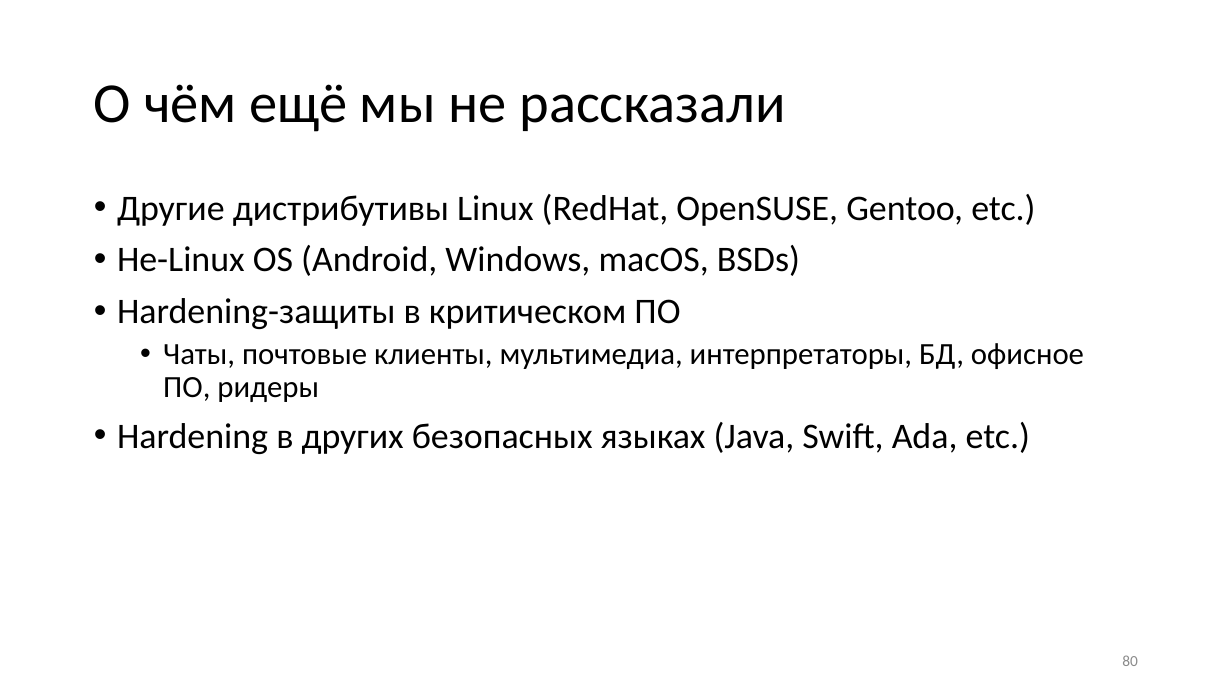
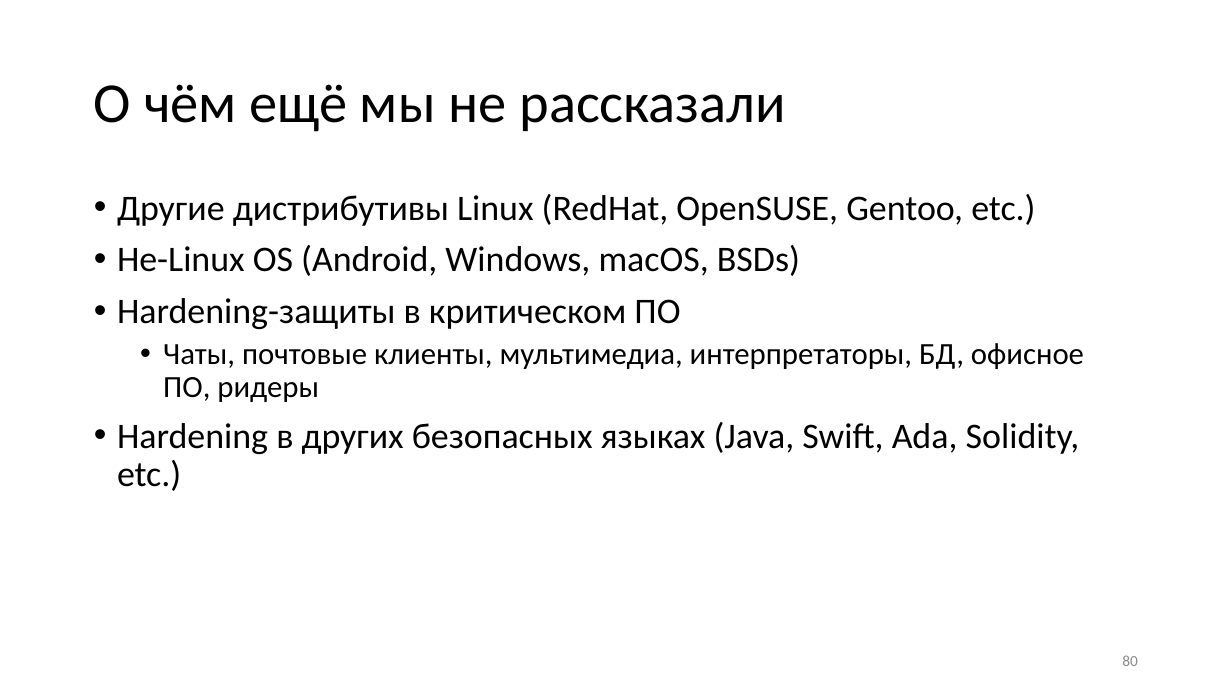
Before and after one commit to yugr/slides, a slide deck: slide 80 of CppZeroCost/2025/RU.pptx. Drawn at 1232x693 pixels with LibreOffice and Linux fonts; fonts in the diff are those of the drawing. Boxes give left, top, right and bottom in pixels: in the first picture for what was removed or moved away, otherwise in the second. Text is boxed around its words. In the diff, an @@ line names an element or a change of style, - is before the commit and + after.

```diff
--- a/CppZeroCost/2025/RU.pptx
+++ b/CppZeroCost/2025/RU.pptx
@@ text at bbox=[117, 422, 1080, 491]: text changed @@
-• Hardening в других безопасных языках (Java, Swift, Ada, etc.)
+• Hardening в других безопасных языках (Java, Swift, Ada, Solidity, etc.)
```
Also in this commit, not shown: 3 other slides changed, 1 other file.
